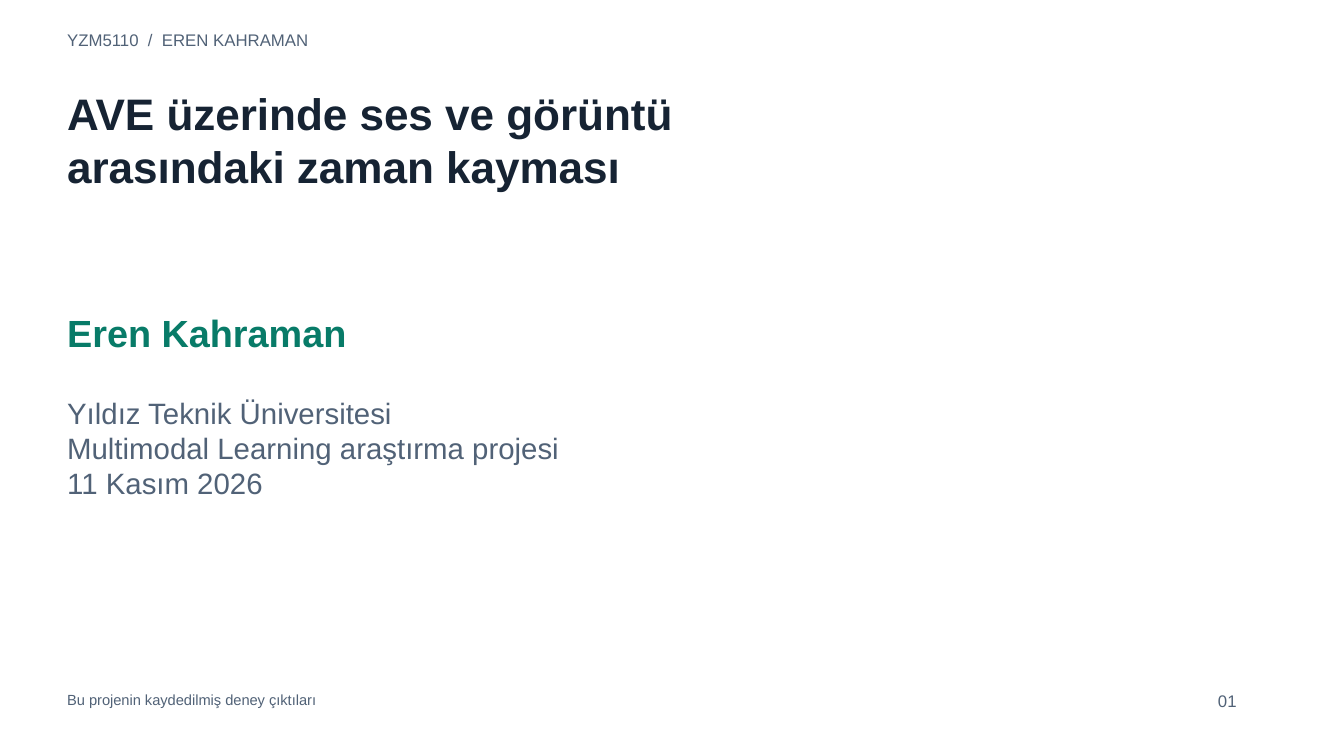
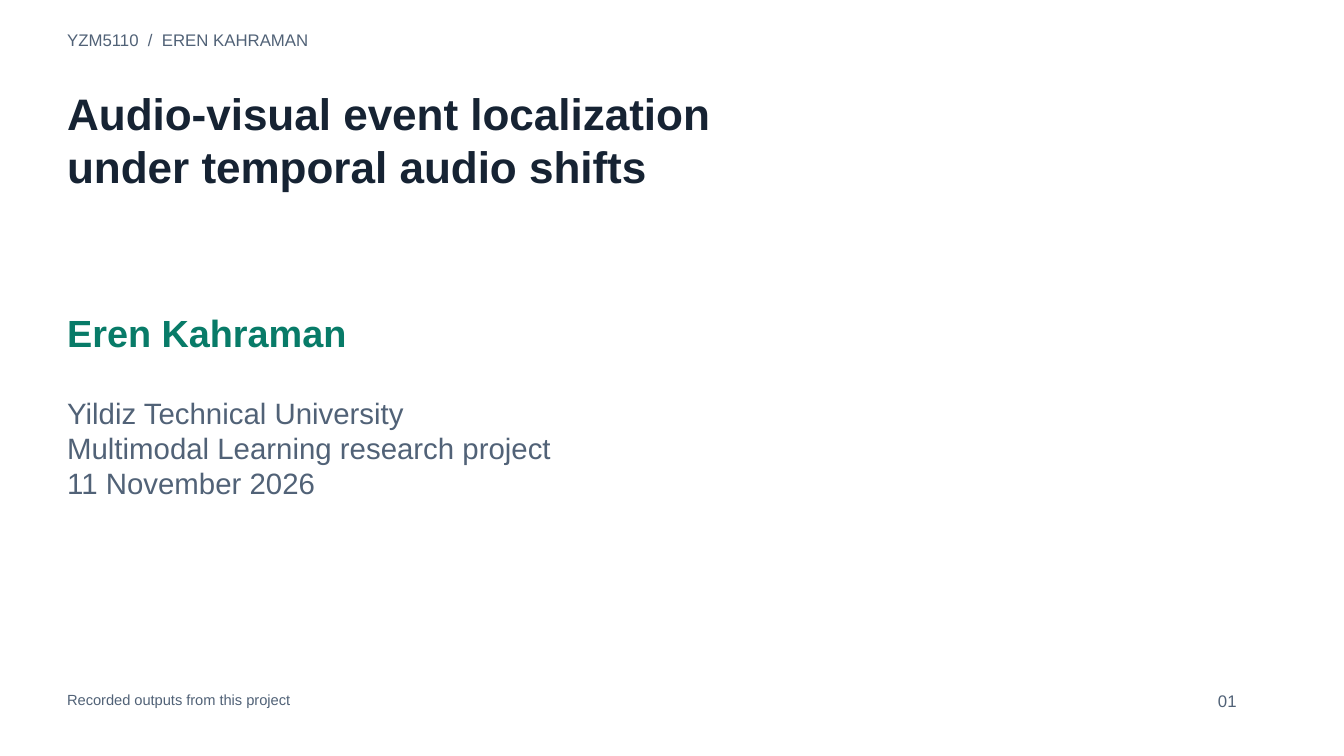
Before and after one commit to yasarkasa/yzm5110-ave-audio-shifts, a slide deck: slide 1 of output/slides/Kahraman_YZM5110_Presentation.pptx. Drawn at 1344x756 pixels with LibreOffice and Linux fonts; fonts in the diff are those of the drawing. Boxes give left, top, right and bottom in pixels: in the first picture for what was removed or moved away, otherwise in the second. Text is boxed around its words. In the diff, an @@ line names an element or a change of style, - is before the commit and + after.

```diff
--- a/output/slides/Kahraman_YZM5110_Presentation.pptx
+++ b/output/slides/Kahraman_YZM5110_Presentation.pptx
@@ text at box(67, 98, 710, 191): text changed @@
-AVE üzerinde ses ve görüntü
-arasındaki zaman kayması
+Audio-visual event localization
+under temporal audio shifts
@@ text at box(67, 402, 550, 495): text changed @@
-Yıldız Teknik Üniversitesi
-Multimodal Learning araştırma projesi
-11 Kasım 2026
+Yildiz Technical University
+Multimodal Learning research project
+11 November 2026
@@ text at box(67, 694, 290, 708): text changed @@
-Bu projenin kaydedilmiş deney çıktıları
+Recorded outputs from this project
```
Also in this commit, not shown: 14 other slides changed, 12 other files.
